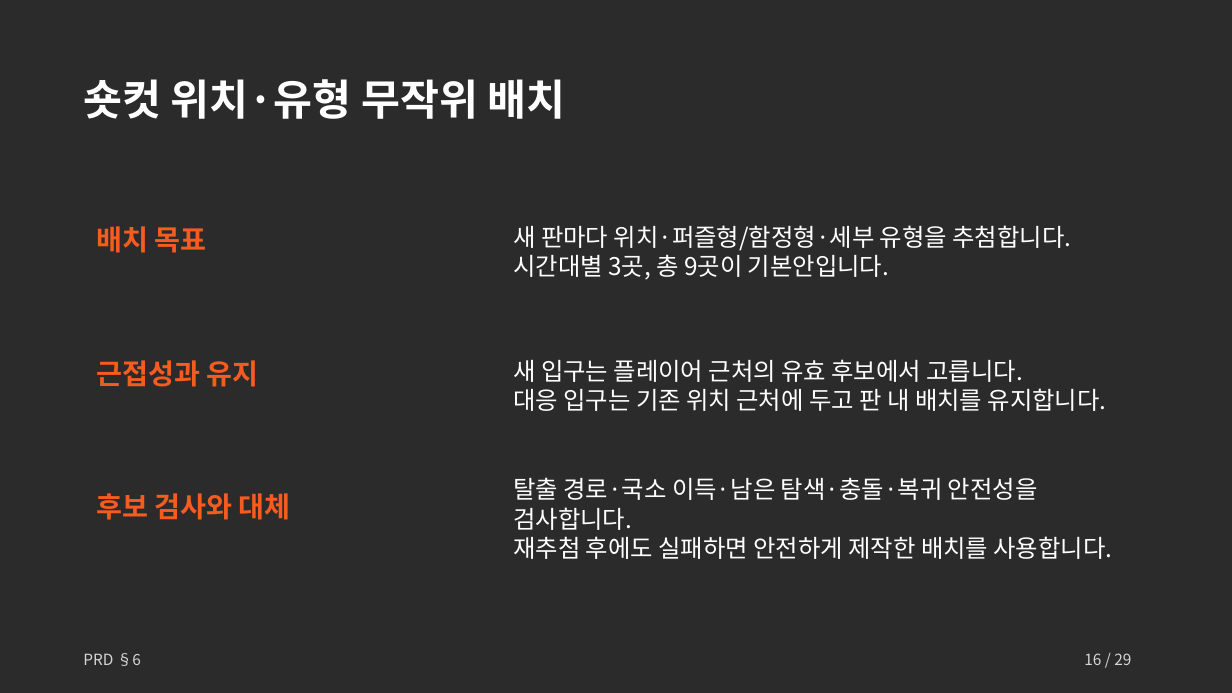
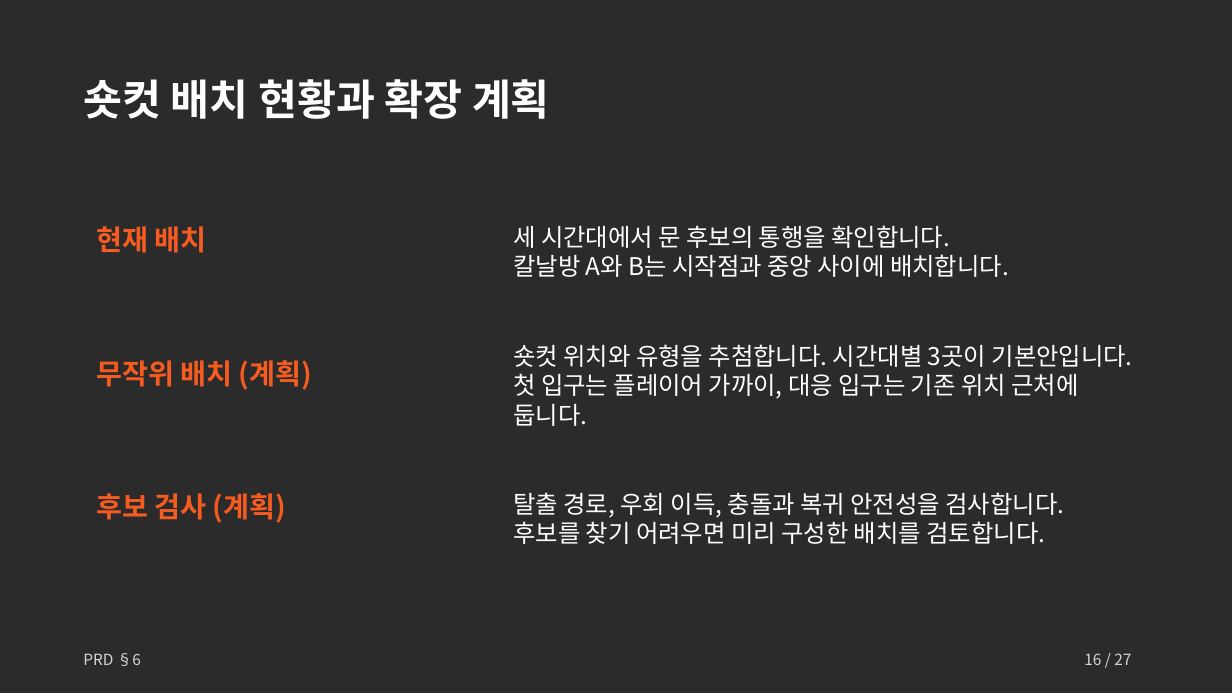
Before and after one commit to Hollolloho/2DGP_TermProject, a slide deck: slide 16 of Docs/초보자를 위한 미로 탈출 안내서_기획안.pptx. Drawn at 1232x693 pixels with LibreOffice and Linux fonts; fonts in the diff are those of the drawing; background and template pictures are left out; a plain dark background stands for a picture behind light text. Boxes give left, top, right and bottom in pixels: in the first picture for what was removed or moved away, otherwise in the second. Text is boxed around its words. In the diff, an @@ line names an element or a change of style, - is before the commit and + after.

```diff
--- a/Docs/초보자를 위한 미로 탈출 안내서_기획안.pptx
+++ b/Docs/초보자를 위한 미로 탈출 안내서_기획안.pptx
@@ text at (83,79,550,119): text changed @@
-숏컷 위치·유형 무작위 배치
+숏컷 배치 현황과 확장 계획
@@ text at (96,226,207,253): text changed @@
-배치 목표
+현재 배치
@@ text at (513,225,1009,277): text changed @@
-새 판마다 위치·퍼즐형/함정형·세부 유형을 추첨합니다.
-시간대별 3곳, 총 9곳이 기본안입니다.
+세 시간대에서 문 후보의 통행을 확인합니다.
+칼날방 A와 B는 시작점과 중앙 사이에 배치합니다.
@@ text at (513,344,1133,426): text changed @@
-새 입구는 플레이어 근처의 유효 후보에서 고릅니다.
-대응 입구는 기존 위치 근처에 두고 판 내 배치를 유지합니다.
+숏컷 위치와 유형을 추첨합니다. 시간대별 3곳이 기본안입니다.
+첫 입구는 플레이어 가까이, 대응 입구는 기존 위치 근처에 둡니다.
@@ text at (96,360,312,390): text changed @@
-근접성과 유지
+무작위 배치 (계획)
@@ text at (96,493,286,523): text changed @@
-후보 검사와 대체
+후보 검사 (계획)
@@ text at (513,492,1065,544): text changed @@
-탈출 경로·국소 이득·남은 탐색·충돌·복귀 안전성을 검사합니다.
-재추첨 후에도 실패하면 안전하게 제작한 배치를 사용합니다.
+탈출 경로, 우회 이득, 충돌과 복귀 안전성을 검사합니다.
+후보를 찾기 어려우면 미리 구성한 배치를 검토합니다.
@@ text at (1084,653,1131,665): text changed @@
-16 / 29
+16 / 27
```
Also in this commit, not shown: 26 other slides changed, 7 other files.
